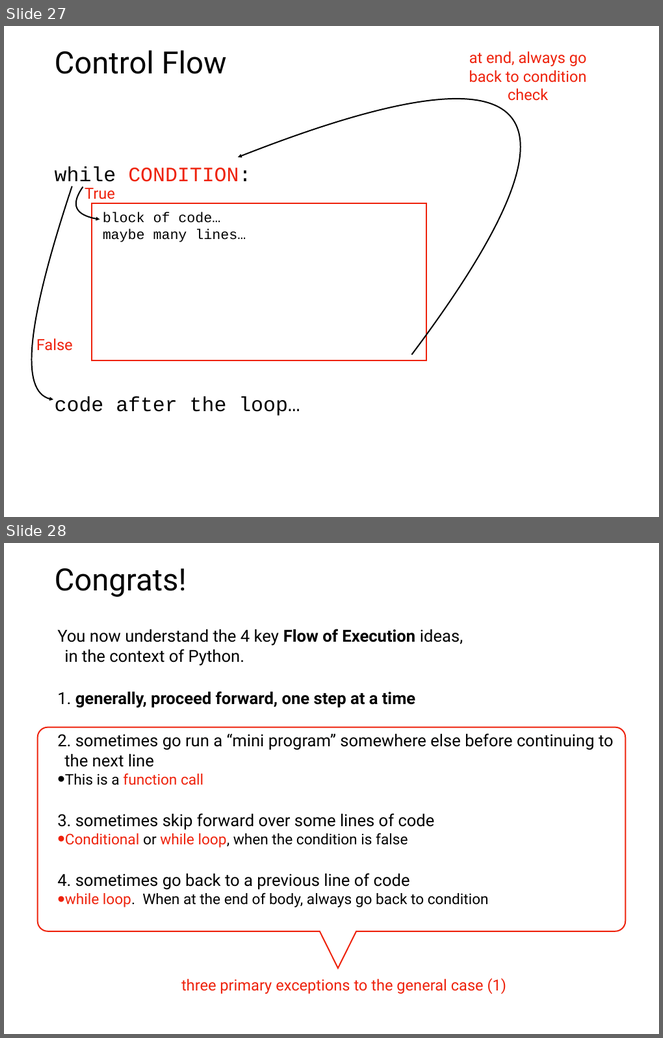
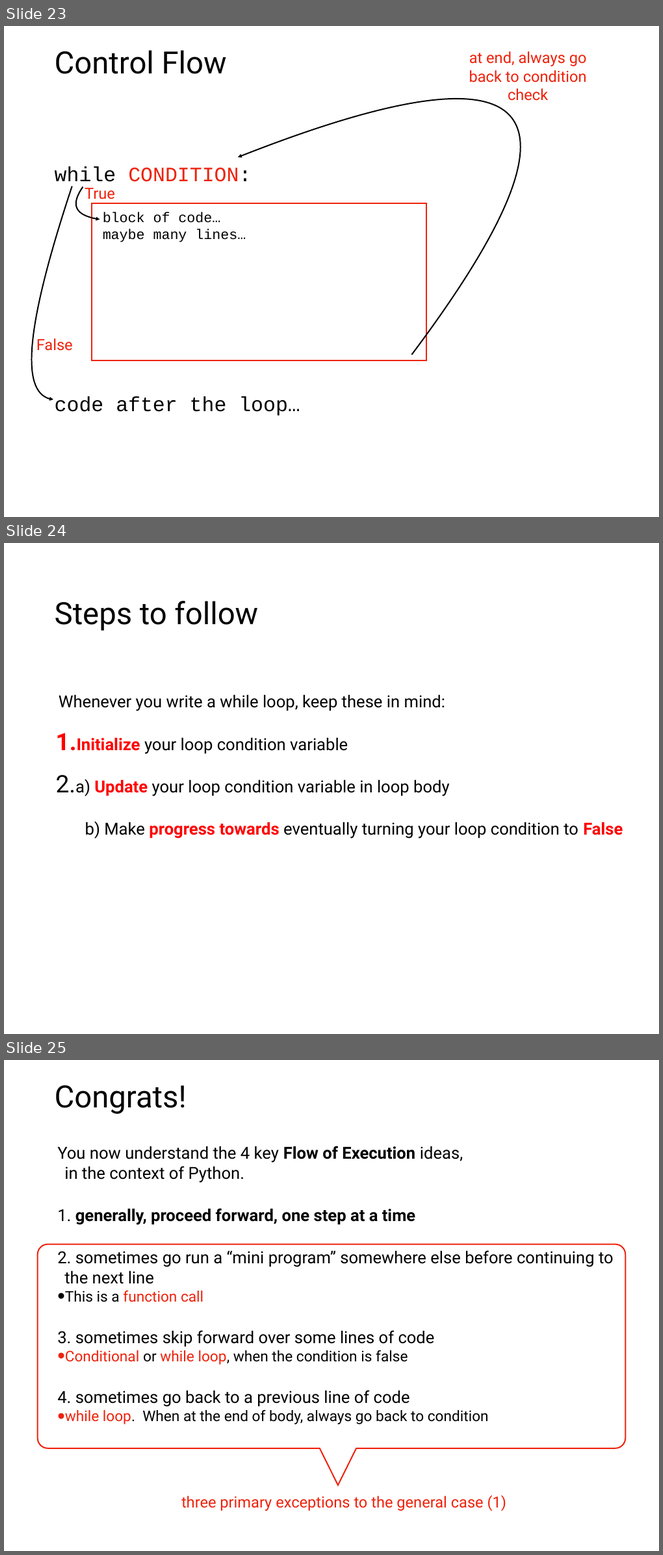
Before and after one commit to tylerharter/caraza-harter-com, a slide deck: tyler/meena/cs220/f21/materials/lec_11_F21.ppt. Shown one above the other, each under a label of ours: slides 27 and 28 before the commit, slides 23, 24 and 25 after it. The pictures are 663x1038 and 663x1555 pixels, drawn with LibreOffice and Linux fonts; fonts in the diff are those of the drawing. Boxes give left, top, right and bottom in pixels: in the first picture for what was removed or moved away, otherwise in the second. Text is boxed around its words. In the diff, an @@ line names an element or a change of style, - is before the commit and + after.

```diff
--- a/tyler/meena/cs220/f21/materials/lec_11_F21.ppt
+++ b/tyler/meena/cs220/f21/materials/lec_11_F21.ppt
@@ slide 24 added at box(4, 543, 659, 1034), background #FFFFFF @@
@@ title added at box(55, 601, 258, 631), 48 pt, text #000000 @@
+Steps to follow
@@ text added at box(59, 694, 623, 839), 26 pt, text #000000 @@
+Whenever you write a while loop, keep these in mind:
+1. Initialize your loop condition variable
+2. a) Update your loop condition variable in loop body
+  b) Make progress towards eventually turning your loop condition to False
@@ what was slide 27 is now slide 23 @@
@@ what was slide 28 is now slide 25 @@
```
Also in this commit, not shown: 5 slides changed, 1 other slide added, 4 slides removed, 4 other files.
